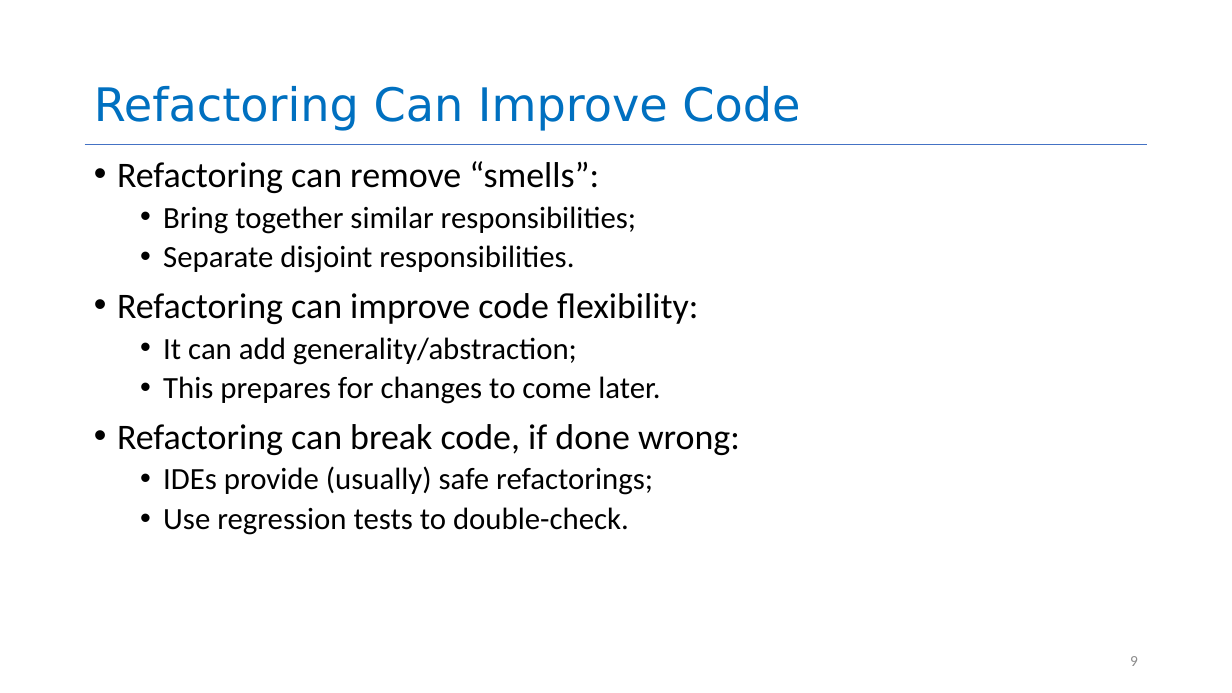
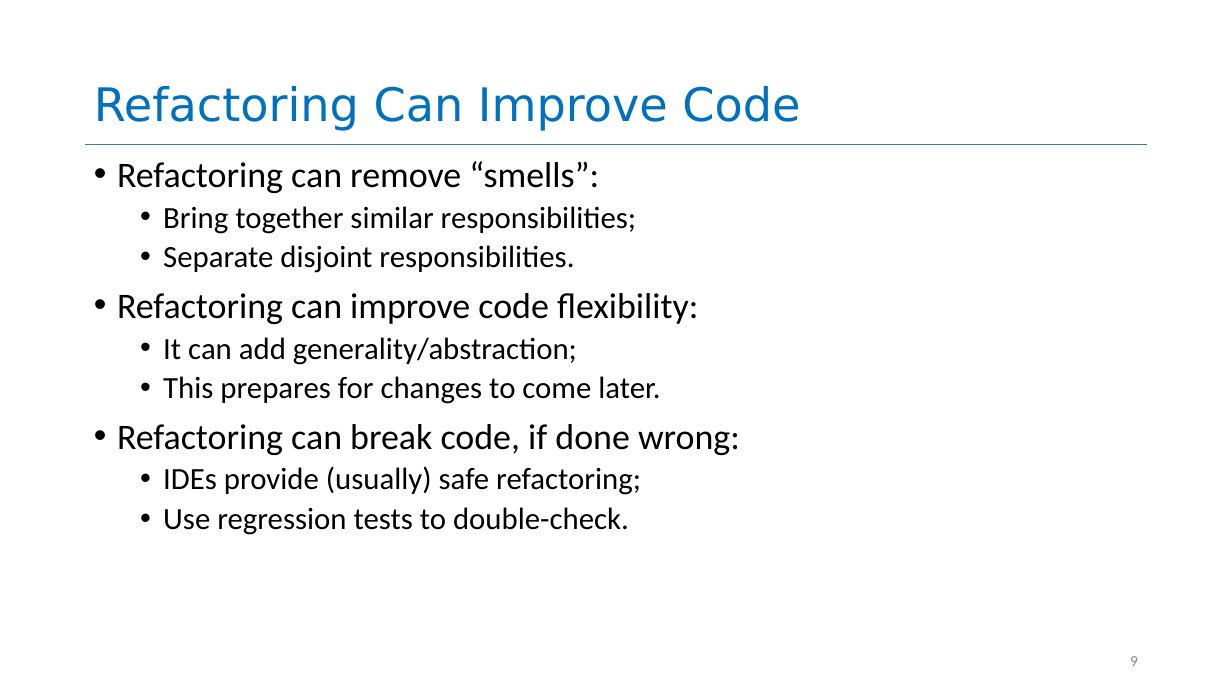
Before and after one commit to neu-se/CS4530-Spring-2022, a slide deck: slide 9 of Slides/Lesson 11 Code Smells, Refactoring and Technical Debt.pptx. Drawn at 1232x693 pixels with LibreOffice and Linux fonts; fonts in the diff are those of the drawing. Boxes give left, top, right and bottom in pixels: in the first picture for what was removed or moved away, otherwise in the second. Text is boxed around its words. In the diff, an @@ line names an element or a change of style, - is before the commit and + after.

```diff
--- a/Slides/Lesson 11 Code Smells, Refactoring and Technical Debt.pptx
+++ b/Slides/Lesson 11 Code Smells, Refactoring and Technical Debt.pptx
@@ text at (x1=163, y1=466, x2=641, y2=495): text changed @@
-  • IDEs provide (usually) safe refactorings;
+  • IDEs provide (usually) safe refactoring;
```
Also in this commit, not shown: 1 other file.
